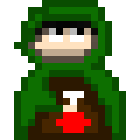
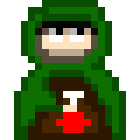
Two versions of the same layered image (140×140). Layer-by-layer changes:
painted on "Hintergrund" over [14, 28, 49, 56]
